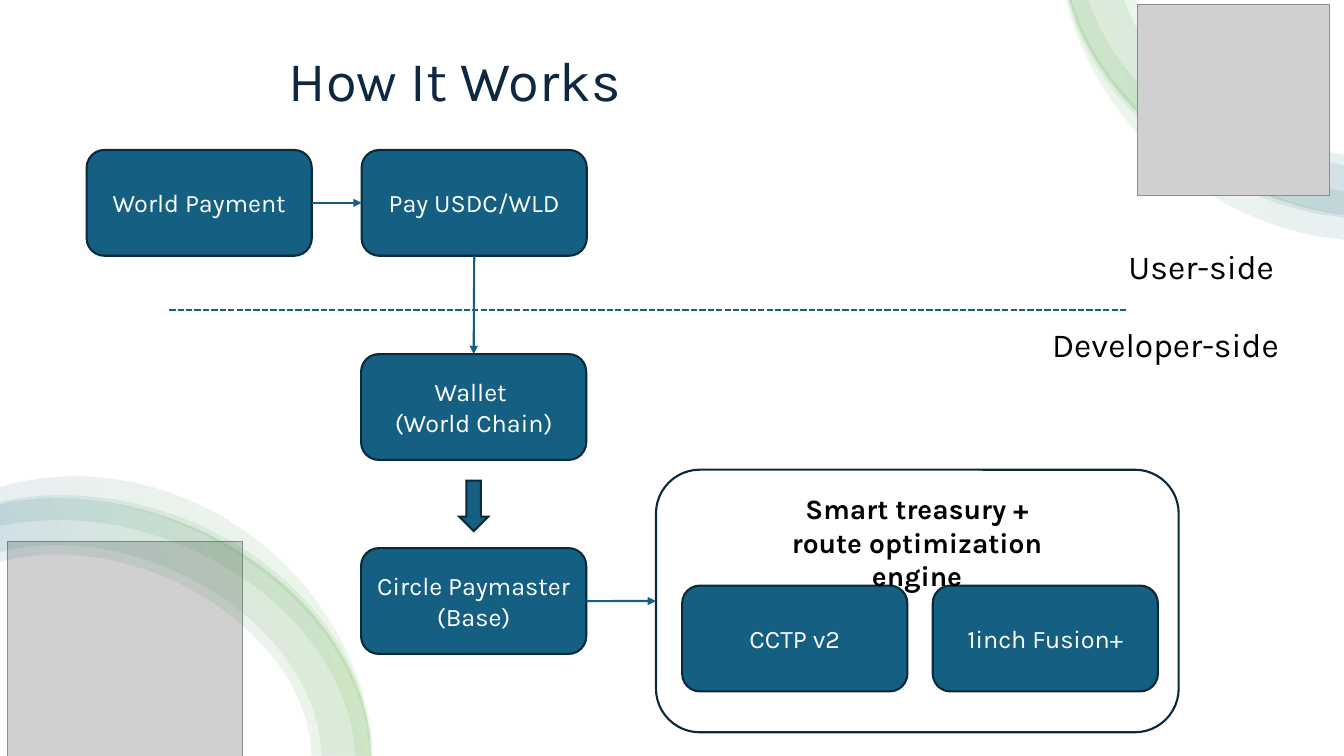
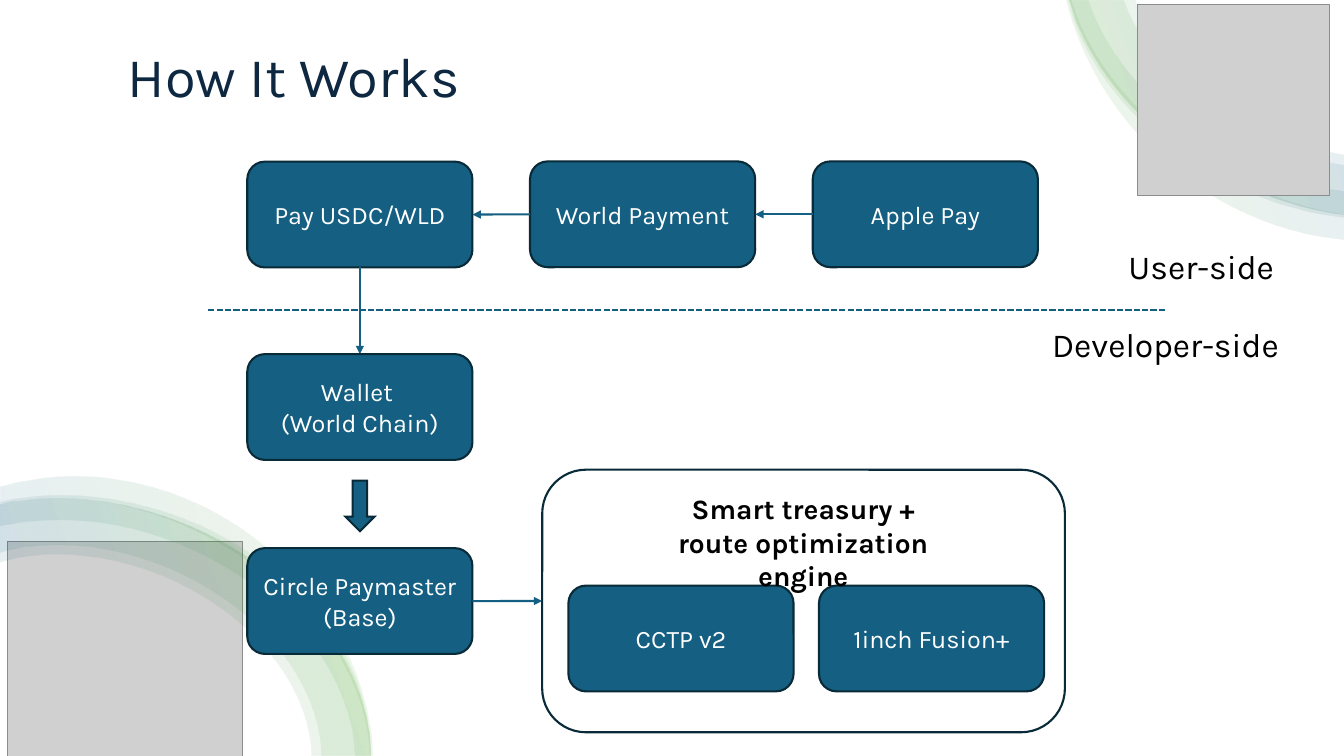
Before and after one commit to IntentPay/intent-pay, a slide deck: slide 5 of doc/ETH Global - IntentPay.pptx. Drawn at 1344x756 pixels with LibreOffice and Linux fonts; fonts in the diff are those of the drawing; grey boxes stand for pictures. Boxes give left, top, right and bottom in pixels: in the first picture for what was removed or moved away, otherwise in the second. Text is boxed around its words. In the diff, an @@ line names an element or a change of style, - is before the commit and + after.

```diff
--- a/doc/ETH Global - IntentPay.pptx
+++ b/doc/ETH Global - IntentPay.pptx
@@ title "How It Works" moved from (x1=289, y1=62, x2=621, y2=102) to (x1=128, y1=58, x2=460, y2=98) @@
@@ rounded rectangle "Pay USDC/WLD" moved from (x1=362, y1=150, x2=587, y2=256) to (x1=247, y1=161, x2=472, y2=267) @@
@@ rounded rectangle "World Payment" moved from (x1=87, y1=150, x2=312, y2=256) to (x1=530, y1=161, x2=755, y2=267) @@
@@ rounded rectangle added at (x1=813, y1=161, x2=1037, y2=267), fill #156082, outline #092A39 1.5 pt, 18 pt, text #FFFFFF @@
+Apple Pay
@@ arrow moved from (312, 203) - (362, 203) to (530, 215) - (473, 215) @@
@@ arrow added from (813, 215) to (755, 215), #156082 1.5 pt @@
@@ arrow moved from (474, 256) - (474, 354) to (360, 267) - (360, 354) @@
@@ line moved from (169, 311) - (1128, 311) to (209, 311) - (1168, 311) @@
@@ 5 rounded rectangles, 1 text, 1 arrow, 1 down arrow moved together from (x1=361, y1=354, x2=1180, y2=732) to (x1=247, y1=354, x2=1066, y2=732) @@
```
Also in this commit, not shown: 2 slides added.
